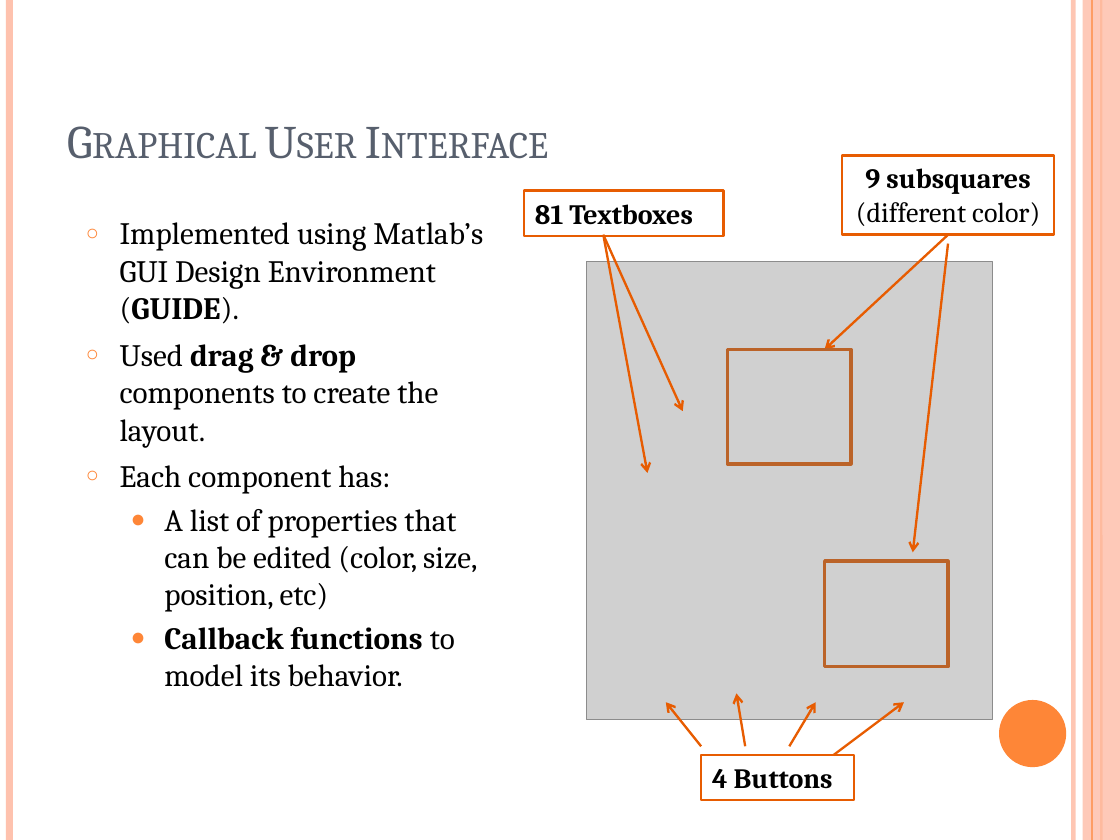
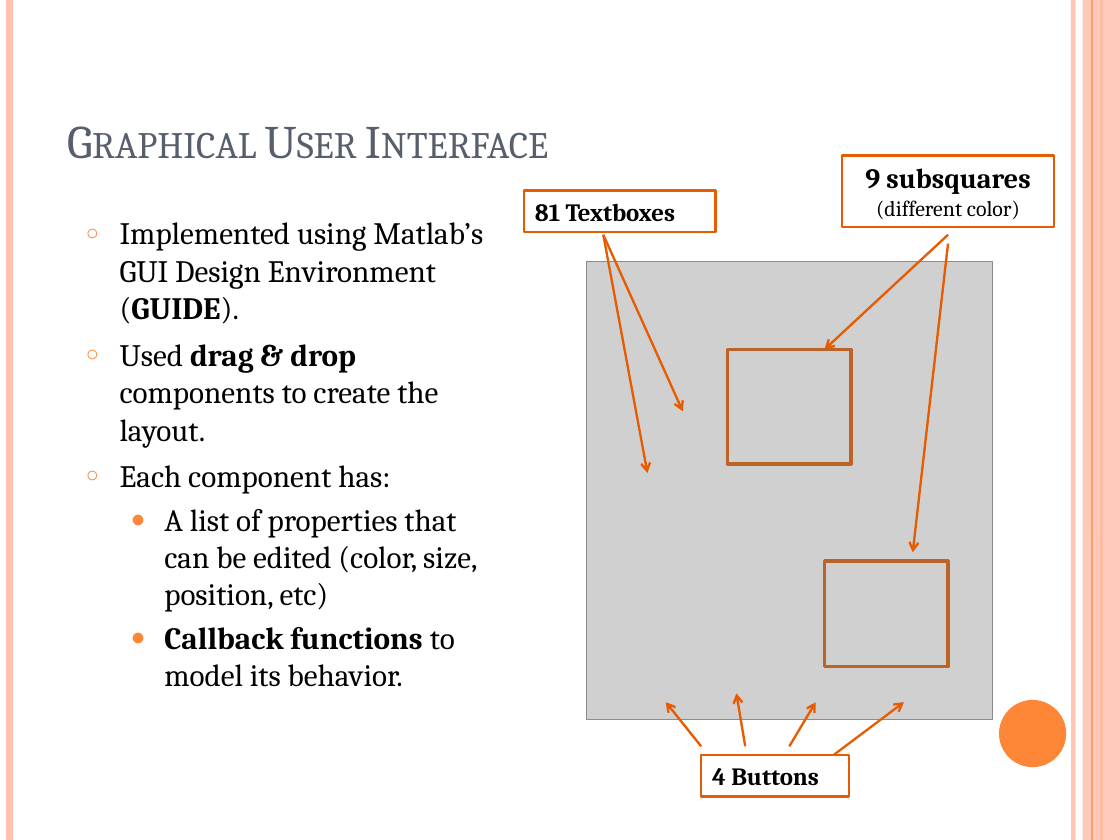
Before and after one commit to VivekVeeri/i-sudoku-matlab, a slide deck: slide 3 of doc/FINAL_PRESENTATION_updated.pptx. Drawn at 1120x840 pixels with LibreOffice and Linux fonts; fonts in the diff are those of the drawing; grey boxes stand for pictures. Boxes give left, top, right and bottom in pixels: in the first picture for what was removed or moved away, otherwise in the second. Text is boxed around its words. In the diff, an @@ line names an element or a change of style, - is before the commit and + after.

```diff
--- a/doc/FINAL_PRESENTATION_updated.pptx
+++ b/doc/FINAL_PRESENTATION_updated.pptx
@@ rectangle "9 subsquares": place and size @@
-rectangle "9 subsquares" at <box>842,156,1054,235</box>
+rectangle "9 subsquares" at <box>842,156,1054,227</box>
@@ rectangle "81 Textboxes" at <box>524,190,716,232</box>: size 18 to 16 pt @@
@@ rectangle "81 Textboxes": place and size @@
-rectangle "81 Textboxes" at <box>524,190,724,235</box>
+rectangle "81 Textboxes" at <box>524,190,716,232</box>
@@ text in rectangle at <box>876,200,1020,219</box>: size 18 to 14 pt in "(different color)" @@
@@ rectangle "4 Buttons": place and size @@
-rectangle "4 Buttons" at <box>701,755,855,800</box>
+rectangle "4 Buttons" at <box>701,755,849,796</box>
@@ rectangle "4 Buttons" at <box>701,755,849,796</box>: size 18 to 16 pt @@
```
Also in this commit, not shown: 3 other slides changed, 1 other file.
